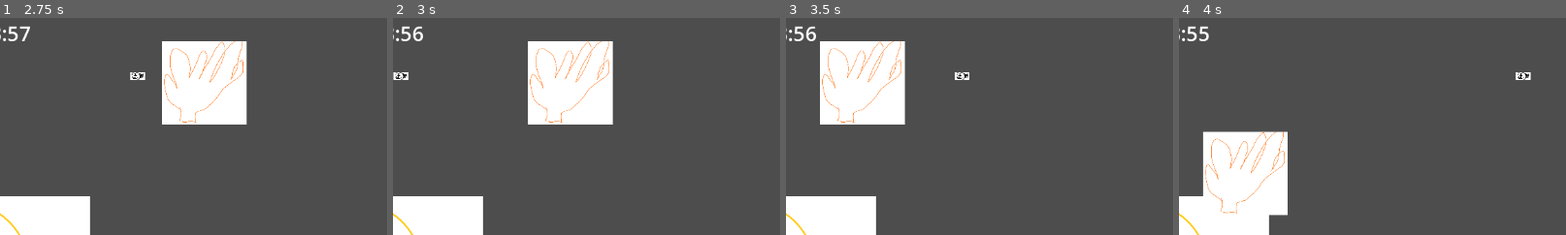
Above: before the commit, frames 1-4 (left to right).
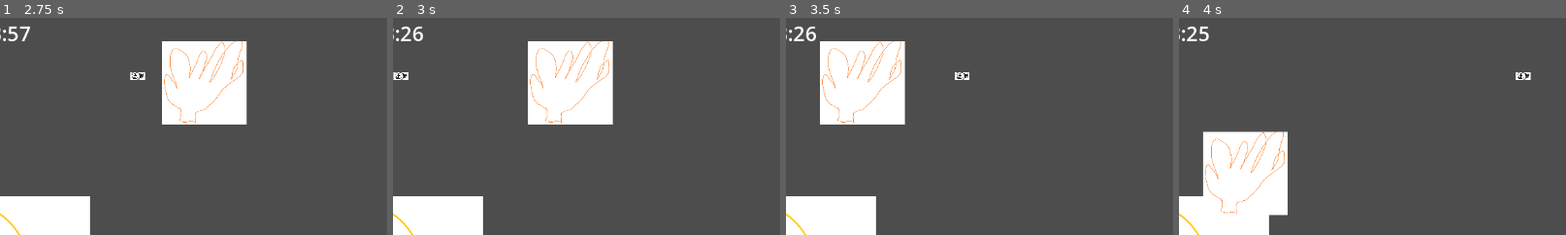
Above: after the commit, the same moments.

Repository: GopnikJammeri/LDJam56
Game: Godot game, scene res://Scenes/world.tscn
Two runs of this game, one before a commit and one after it. Both use one fixed random seed, a clock stepped at 60 frames per second and the inputs below.
Inputs (mouse positions are % of the whole screen's width and height, from its top left):
- Up to frame 1 (2.75 s): tap Enter at 0.5 s; move the mouse to (45, 70) at 0.52 s; hold Up (human_move_up) 0.53-2.03 s; click (45, 70) at 0.6 s; move the mouse to (80, 65) at 1.27 s; tap M (switch_hand) at 1.35 s; move the mouse to (20, 35) at 2.02 s; hold Left (human_move_left) from 2.03 s (still down); click (20, 35) at 2.1 s
- Up to frame 2 (3 s): keep holding Left (human_move_left); move the mouse to (55, 50) at 2.77 s; tap M (switch_hand) at 2.85 s; click (55, 50) at 2.92 s
- Up to frame 3 (3.5 s): keep holding Left (human_move_left)
- Up to frame 4 (4 s): move the mouse to (35, 25) at 3.52 s; release Left (human_move_left) at 3.53 s; hold Down (human_move_down) from 3.53 s (still down); click (35, 25) at 3.6 s
The pictures show only the part of the screen within x 49-99%, y 8-58%; the shares and areas given below are measured in that part.

Frame 1 is identical in both runs. In frame 2, 0.1% of the frame differs, in the area x 2-5%, y 3-11%; in frame 3, 0.1%; in frame 4, 0.1%.

Commit message:
Time reduction on mosquito hit

Diff:
--- a/Scenes/UI_Control_Scene.tscn
+++ b/Scenes/UI_Control_Scene.tscn
@@ -1,6 +1,6 @@
 [gd_scene load_steps=2 format=3 uid="uid://dhf4aj2g3ogcy"]
 
-[ext_resource type="Script" path="res://Scenes/HealthBar.gd" id="1_in7ih"]
+[ext_resource type="Script" path="res://Scripts/HealthBar.gd" id="1_in7ih"]
 
 [node name="UI_Control" type="Control"]
 layout_mode = 3
--- a/Scripts/StatsManager.gd
+++ b/Scripts/StatsManager.gd
@@ -12,14 +12,12 @@
 	health -= damage
 	emit_signal("on_health_change")
 
-# Called when the node enters the scene tree for the first time.
-func _ready() -> void:
-	pass # Replace with function body.
-
-# Called every frame. 'delta' is the elapsed time since the previous frame.
-func _process(delta: float) -> void:
-	pass
-
-
 func _on_timer_timeout():
 	get_tree().set_deferred("paused", true)
+
+func reduce_time(time_to_reduce: float):
+	if timer.time_left > time_to_reduce:
+		var new_time_left = timer.time_left - time_to_reduce
+		timer.start(new_time_left)
+	else:
+		timer.start(0.1)
--- a/Scripts/mosquito.gd
+++ b/Scripts/mosquito.gd
@@ -8,6 +8,7 @@
 @onready var bite_mark_timer: Timer = $BiteMarkTimer
 
 const BITE_MARK = preload("res://Scenes/bite_mark.tscn")
+const TIME_REDUCTION: float = 30.0
 
 var screen_size: Vector2 = Vector2.ZERO
 var is_attached: bool = false
@@ -111,7 +112,6 @@
 	bite_mark_timer.stop()
 
 func set_is_on_human(side: Globals.MosquitoPlace):
-
 	if attached_to != Globals.MosquitoPlace.NONE:
 		return
 
@@ -189,3 +189,4 @@
 	detach()
 	position = spawn_point.position
 	velocity = Vector2.ZERO
+	StatsManager.reduce_time(TIME_REDUCTION)
Renamed: Scenes/HealthBar.gd -> Scripts/HealthBar.gd
